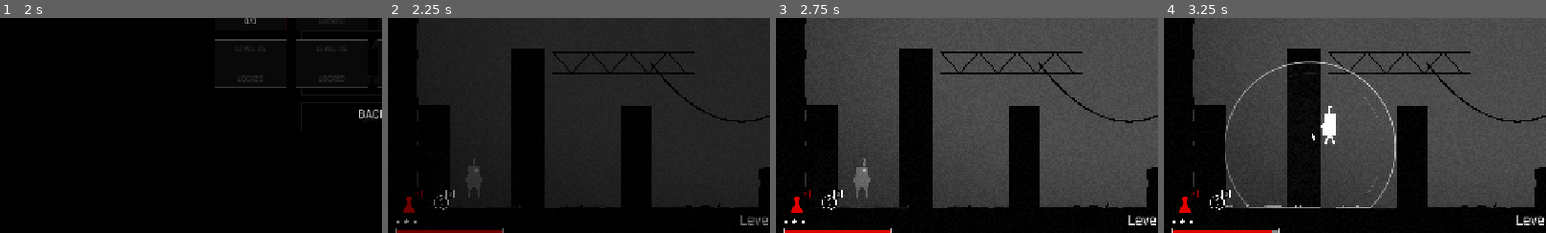
Above: before the commit, frames 1-4 (left to right).
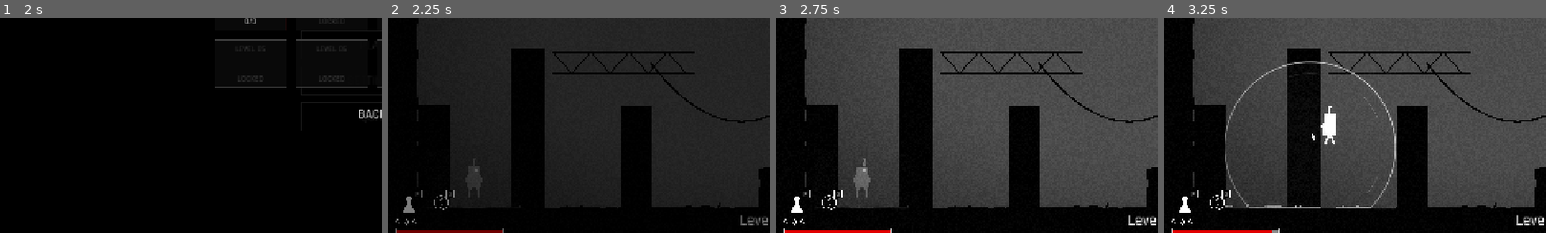
Above: after the commit, the same moments.

Repository: Joshuamathewj2/Signal-Lost
Game: Godot game, scene res://scenes/main/main.tscn
Same seed, same stepped clock (60 frames per second), same inputs: the game is played once before the commit and once after it.
Inputs (mouse positions are % of the whole screen's width and height, from its top left):
- Up to frame 1 (2 s): click "PLAY" at 0.5 s; click "PLAY" at 1.25 s
- Up to frame 2 (2.25 s): click (34, 43) at 2 s
- Up to frame 3 (2.75 s): no input
- Up to frame 4 (3.25 s): tap Enter at 2.75 s; move the mouse to (72, 45) at 2.77 s; hold D (move_right) from 2.78 s (still down); hold F (ability_primary) from 2.78 s (still down); tap Space (jump) at 3.02 s; click (72, 45) at 3.05 s
The pictures show only the part of the screen within x 1-51%, y 46-96%; the shares and areas given below are measured in that part.

Frame 1 is identical in both runs. In frame 2, 0.2% of the frame differs, in the area x 2-9%, y 80-97%; in frame 3, 0.2%; in frame 4, 0.2%.
Error in both runs: Invalid access to property or key 'origin' on a base object of type 'RefCounted (NoiseEvent)'. (res://scenes/sonar/ripple_rings.gd:22)

Commit message:
P8-T1: decoy

Diff:
--- /dev/null
+++ b/scenes/interactables/decoy_beacon.gd
@@ -0,0 +1,77 @@
+class_name DecoyBeacon
+extends AnimatableBody2D
+
+const WORLD_RETICLE_SCENE: PackedScene = preload("res://scenes/ui/world_reticle.tscn")
+const PULSE_DECOY_RES: PulseProfile = preload("res://resources/pulses/pulse_decoy.tres")
+
+var velocity: Vector2 = Vector2.ZERO
+var gravity: float = 980.0
+var landed: bool = false
+var _timer: float = 0.0
+var _triggered: bool = false
+var _reticle: WorldReticle = null
+
+func _ready() -> void:
+	# Collide with world layer 1
+	collision_layer = 0
+	collision_mask = 0
+	set_collision_mask_value(1, true)
+
+	var shape := CollisionShape2D.new()
+	var circle := CircleShape2D.new()
+	circle.radius = 4.0
+	shape.shape = circle
+	add_child(shape)
+
+	_reticle = WORLD_RETICLE_SCENE.instantiate() as WorldReticle
+	_reticle.reticle_type = WorldReticle.Type.DECOY
+	add_child(_reticle)
+
+func _physics_process(delta: float) -> void:
+	if not landed:
+		velocity.y += gravity * delta
+		var col := move_and_collide(velocity * delta)
+		if col != null:
+			landed = true
+			velocity = Vector2.ZERO
+			_timer = 0.5
+	else:
+		if not _triggered:
+			_timer -= delta
+			if _timer <= 0.0:
+				_trigger_decoy()
+
+func _trigger_decoy() -> void:
+	_triggered = true
+	var pulse: PulseProfile = PULSE_DECOY_RES
+	if pulse == null:
+		pulse = PulseProfile.new()
+		pulse.reveal_radius = 200.0
+		pulse.loudness = 2.0
+		pulse.noise_mult = 1.0
+
+	# 1. Spawn SonarSystem pulse
+	var ss: SonarSystem = get_tree().get_first_node_in_group(&"sonar_system") as SonarSystem
+	if ss == null:
+		var root: Node = get_tree().current_scene
+		if root != null:
+			ss = root.find_child("SonarSystem", true, false) as SonarSystem
+
+	if ss != null:
+		ss.spawn(pulse, global_position)
+
+	# 2. Emit DECOY NoiseEvent
+	var ev := NoiseEvent.make(global_position, pulse.noise_radius(), 2.0, NoiseEvent.NoiseType.DECOY, self)
+	NoiseBus.emit_noise_event(ev)
+
+	# 3. Fade and queue_free
+	var tween := create_tween()
+	tween.tween_property(self, "modulate:a", 0.0, 0.3)
+	tween.tween_callback(queue_free)
+
+func _draw() -> void:
+	# 4x6 px small beacon with danger red tip
+	var body_col := Palette.color(&"actor_subtle")
+	var tip_col := Palette.color(&"danger")
+	draw_rect(Rect2(-2, -5, 4, 8), body_col, true)
+	draw_circle(Vector2(0, -6), 2.5, tip_col)
--- /dev/null
+++ b/scenes/interactables/decoy_beacon.tscn
@@ -0,0 +1,6 @@
+[gd_scene format=3 uid="uid://cdecoy_beacon_01"]
+
+[ext_resource type="Script" path="res://scenes/interactables/decoy_beacon.gd" id="1_dcb"]
+
+[node name="DecoyBeacon" type="AnimatableBody2D"]
+script = ExtResource("1_dcb")
--- /dev/null
+++ b/scenes/interactables/decoy_pickup.gd
@@ -0,0 +1,13 @@
+class_name DecoyPickup
+extends Interactable
+
+func _on_player_entered(_p: Player) -> void:
+	if GameState == null:
+		return
+	if GameState.decoy_count >= 3:
+		return
+
+	GameState.decoy_count = mini(GameState.decoy_count + 1, 3)
+	if AudioManager != null:
+		AudioManager.play_sfx(&"key_pickup", global_position)
+	queue_free()
--- /dev/null
+++ b/scenes/interactables/decoy_pickup.tscn
@@ -0,0 +1,29 @@
+[gd_scene format=3 uid="uid://cdecoy_pickup_01"]
+
+[ext_resource type="Script" path="res://scenes/interactables/decoy_pickup.gd" id="1_dcp"]
+
+[sub_resource type="RectangleShape2D" id="RectangleShape2D_1"]
+size = Vector2(16, 16)
+
+[node name="DecoyPickup" type="Area2D"]
+collision_layer = 16
+collision_mask = 12
+script = ExtResource("1_dcp")
+
+[node name="CollisionShape2D" type="CollisionShape2D" parent="."]
+shape = SubResource("RectangleShape2D_1")
+
+[node name="Visual" type="Node2D" parent="."]
+
+[node name="Base" type="Polygon2D" parent="Visual"]
+color = Color(0.88, 0, 0, 1)
+polygon = PackedVector2Array(-5, 4, 5, 4, 3, -1, -3, -1)
+
+[node name="Antenna" type="Line2D" parent="Visual"]
+points = PackedVector2Array(0, -1, 0, -6)
+width = 2.0
+default_color = Color(1, 1, 1, 1)
+
+[node name="BeaconTip" type="Polygon2D" parent="Visual"]
+color = Color(1, 1, 1, 1)
+polygon = PackedVector2Array(-2, -6, 2, -6, 2, -8, -2, -8)
--- a/scenes/level/interactable_spawner.gd
+++ b/scenes/level/interactable_spawner.gd
@@ -10,6 +10,7 @@
 const GLASS_SCENE: PackedScene = preload("res://scenes/interactables/glass_floor.tscn")
 const LANTERN_SCENE: PackedScene = preload("res://scenes/interactables/lantern.tscn")
 const VENT_SCENE: PackedScene = preload("res://scenes/interactables/vent.tscn")
+const DECOY_PICKUP_SCENE: PackedScene = preload("res://scenes/interactables/decoy_pickup.tscn")
 
 static func spawn_interactables(data: LevelData, parent: Node2D, graph: PlatformGraph) -> void:
 	# 1. Exit Terminal
@@ -84,6 +85,16 @@
 
 	# 9. Vents (V, v, M)
 	_spawn_vents(data, parent)
+
+	# 10. Decoy Pickups (C)
+	if data.cells.has("C"):
+		for cell in data.cells["C"]:
+			var cell_vec: Vector2i = cell
+			var c_pos := Vector2((float(cell_vec.x) + 0.5) * 32.0, (float(cell_vec.y) + 0.5) * 32.0)
+			var decoy_inst: DecoyPickup = DECOY_PICKUP_SCENE.instantiate() as DecoyPickup
+			decoy_inst.position = c_pos
+			decoy_inst.cell = cell_vec
+			parent.add_child(decoy_inst)
 
 static func _spawn_doors(data: LevelData, key: String, mode: String, parent: Node2D, graph: PlatformGraph) -> void:
 	if not data.cells.has(key):
--- a/scenes/level/level_root.gd
+++ b/scenes/level/level_root.gd
@@ -65,6 +65,9 @@
 			camera_rig.target = player_inst
 			camera_rig.set_limits(Rect2i(0, 0, int(map_px.size.x), int(map_px.size.y)))
 
-	# 7. Notify SceneRouter
+	# 7. Initialize level state & Notify SceneRouter
+	if GameState != null:
+		GameState.decoy_count = data.decoys
+
 	if SceneRouter != null and SceneRouter.has_signal("level_loaded"):
 		SceneRouter.level_loaded.emit(self)
--- a/scenes/player/player.gd
+++ b/scenes/player/player.gd
@@ -33,6 +33,24 @@
 			GameState.register_pulse(profile)
 		)
 
+const DECOY_BEACON_SCENE: PackedScene = preload("res://scenes/interactables/decoy_beacon.tscn")
+
+func _unhandled_input(event: InputEvent) -> void:
+	if not is_alive:
+		return
+	if event.is_action_pressed("ability_primary"):
+		throw_decoy()
+
+func throw_decoy() -> void:
+	if GameState == null or GameState.decoy_count <= 0:
+		return
+	GameState.decoy_count -= 1
+	var beacon: DecoyBeacon = DECOY_BEACON_SCENE.instantiate() as DecoyBeacon
+	beacon.global_position = global_position + Vector2(0.0, -12.0)
+	var facing_dir: float = float(motor.facing) if motor != null else 1.0
+	beacon.velocity = Vector2(facing_dir * 380.0 * 0.7071, -380.0 * 0.7071)
+	get_parent().add_child(beacon)
+
 func _physics_process(_delta: float) -> void:
 	if not is_alive:
 		return
--- a/scenes/sonar/sonar_system.gd
+++ b/scenes/sonar/sonar_system.gd
@@ -10,6 +10,7 @@
 var hit_nodes_per_bubble: Dictionary = {}
 
 func _ready() -> void:
+	add_to_group(&"sonar_system")
 	var max_b: int = GameConfig.data.max_bubbles if (GameConfig != null and GameConfig.data != null) else 6
 	for i in range(max_b):
 		var b: PulseBubble = bubble_packed.instantiate() as PulseBubble
--- a/scenes/ui/hud.gd
+++ b/scenes/ui/hud.gd
@@ -21,6 +21,17 @@
 	if router != null and router.has_signal("level_loaded"):
 		router.connect("level_loaded", Callable(self, "_on_level_loaded"))
 
+	if GameState != null:
+		if not GameState.decoy_count_changed.is_connected(_on_decoy_count_changed):
+			GameState.decoy_count_changed.connect(_on_decoy_count_changed)
+		_on_decoy_count_changed(GameState.decoy_count)
+
+func _on_decoy_count_changed(n: int) -> void:
+	if pip_row != null:
+		pip_row.set_pips(n)
+	if primary_slot != null:
+		primary_slot.set_active(n > 0)
+
 func _update_safe_margins() -> void:
 	if safe_area == null:
 		return
--- /dev/null
+++ b/tests/test_decoy.gd
@@ -0,0 +1,119 @@
+class_name TestDecoy
+extends RefCounted
+
+func run() -> Array[String]:
+	var failures: Array[String] = []
+	var tree: SceneTree = Engine.get_main_loop() as SceneTree
+
+	# --- 1. Test GameState decoy_count limits & signals ---
+	var notified_count := [-1]
+	var conn: Callable = func(c: int) -> void: notified_count[0] = c
+	GameState.decoy_count_changed.connect(conn)
+
+	GameState.decoy_count = 2
+	if GameState.decoy_count != 2:
+		failures.append("Expected GameState.decoy_count to be 2")
+	if notified_count[0] != 2:
+		failures.append("Expected decoy_count_changed to emit 2, got %d" % notified_count[0])
+
+	GameState.decoy_count_changed.disconnect(conn)
+
+	# --- 2. Test DecoyPickup interaction ---
+	var pickup_scene: PackedScene = load("res://scenes/interactables/decoy_pickup.tscn")
+	if pickup_scene == null:
+		failures.append("Failed to load decoy_pickup.tscn")
+		return failures
+
+	var pickup: DecoyPickup = pickup_scene.instantiate() as DecoyPickup
+	if tree != null and tree.root != null:
+		tree.root.add_child(pickup)
+	else:
+		pickup.notification(Node.NOTIFICATION_READY)
+
+	GameState.decoy_count = 1
+	pickup._on_player_entered(null)
+	if GameState.decoy_count != 2:
+		failures.append("DecoyPickup should increment decoy_count to 2, got %d" % GameState.decoy_count)
+
+	# Test max clamp at 3
+	var pickup2: DecoyPickup = pickup_scene.instantiate() as DecoyPickup
+	if tree != null and tree.root != null:
+		tree.root.add_child(pickup2)
+	else:
+		pickup2.notification(Node.NOTIFICATION_READY)
+	GameState.decoy_count = 3
+	pickup2._on_player_entered(null)
+	if GameState.decoy_count > 3:
+		failures.append("Decoy count should not exceed 3")
+	pickup2.queue_free()
+
+	# --- 3. Test Player throw_decoy ---
+	var player_scene: PackedScene = load("res://scenes/player/player.tscn")
+	if player_scene == null:
+		failures.append("Failed to load player.tscn")
+		return failures
+
+	var player: Player = player_scene.instantiate() as Player
+	var dummy_parent := Node2D.new()
+	if tree != null and tree.root != null:
+		tree.root.add_child(dummy_parent)
+		dummy_parent.add_child(player)
+	else:
+		player.notification(Node.NOTIFICATION_READY)
+
+	GameState.decoy_count = 2
+	player.throw_decoy()
+	if GameState.decoy_count != 1:
+		failures.append("Expected throw_decoy to decrement count from 2 to 1, got %d" % GameState.decoy_count)
+
+	var found_beacon: DecoyBeacon = null
+	for child in dummy_parent.get_children():
+		if child is DecoyBeacon:
+			found_beacon = child as DecoyBeacon
+			break
+
+	if found_beacon == null:
+		failures.append("Expected DecoyBeacon to be spawned into player's parent")
+	else:
+		if found_beacon.velocity.y >= 0.0:
+			failures.append("DecoyBeacon should have upward initial velocity (arc)")
+		if found_beacon.velocity.x == 0.0:
+			failures.append("DecoyBeacon should have horizontal velocity in facing direction")
+
+	# Clean up player & dummy parent
+	dummy_parent.queue_free()
+
+	# --- 4. Test DecoyBeacon landing & noise emission ---
+	var beacon_scene: PackedScene = load("res://scenes/interactables/decoy_beacon.tscn")
+	if beacon_scene == null:
+		failures.append("Failed to load decoy_beacon.tscn")
+		return failures
+
+	var beacon: DecoyBeacon = beacon_scene.instantiate() as DecoyBeacon
+	if tree != null and tree.root != null:
+		tree.root.add_child(beacon)
+	else:
+		beacon.notification(Node.NOTIFICATION_READY)
+
+	var noise_received := [false]
+	var noise_type := [-1]
+	var noise_conn: Callable = func(ev: NoiseEvent) -> void:
+		noise_received[0] = true
+		noise_type[0] = ev.type
+
+	NoiseBus.noise_emitted.connect(noise_conn)
+
+	# Simulate landing
+	beacon.landed = true
+	beacon._timer = 0.01
+	beacon._physics_process(0.02) # Should trigger decoy
+
+	if not noise_received[0]:
+		failures.append("DecoyBeacon should emit noise on trigger")
+	if noise_type[0] != NoiseEvent.NoiseType.DECOY:
+		failures.append("Expected noise type to be DECOY, got %d" % noise_type[0])
+
+	NoiseBus.noise_emitted.disconnect(noise_conn)
+	beacon.queue_free()
+
+	return failures
Not shown, added: scenes/interactables/decoy_beacon.gd.uid
Not shown, added: scenes/interactables/decoy_pickup.gd.uid
Not shown, added: tests/test_decoy.gd.uid
Not shown, changed: CHANGELOG.md
Not shown, changed: docs/TASKS.md
